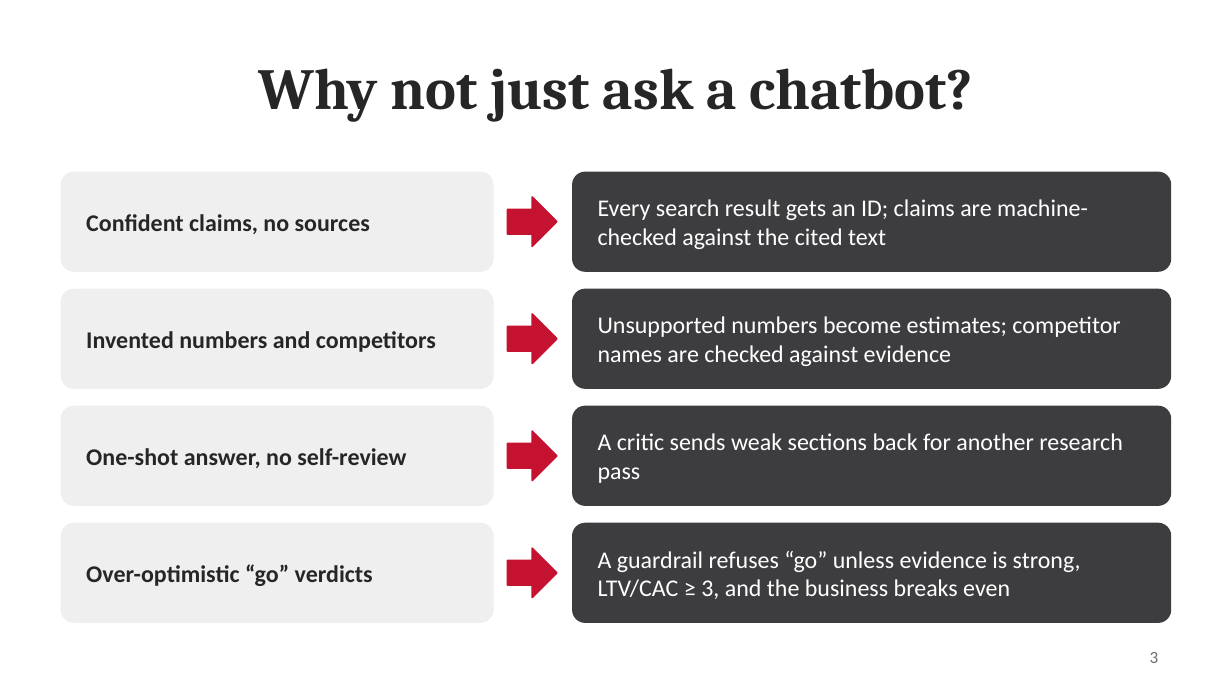
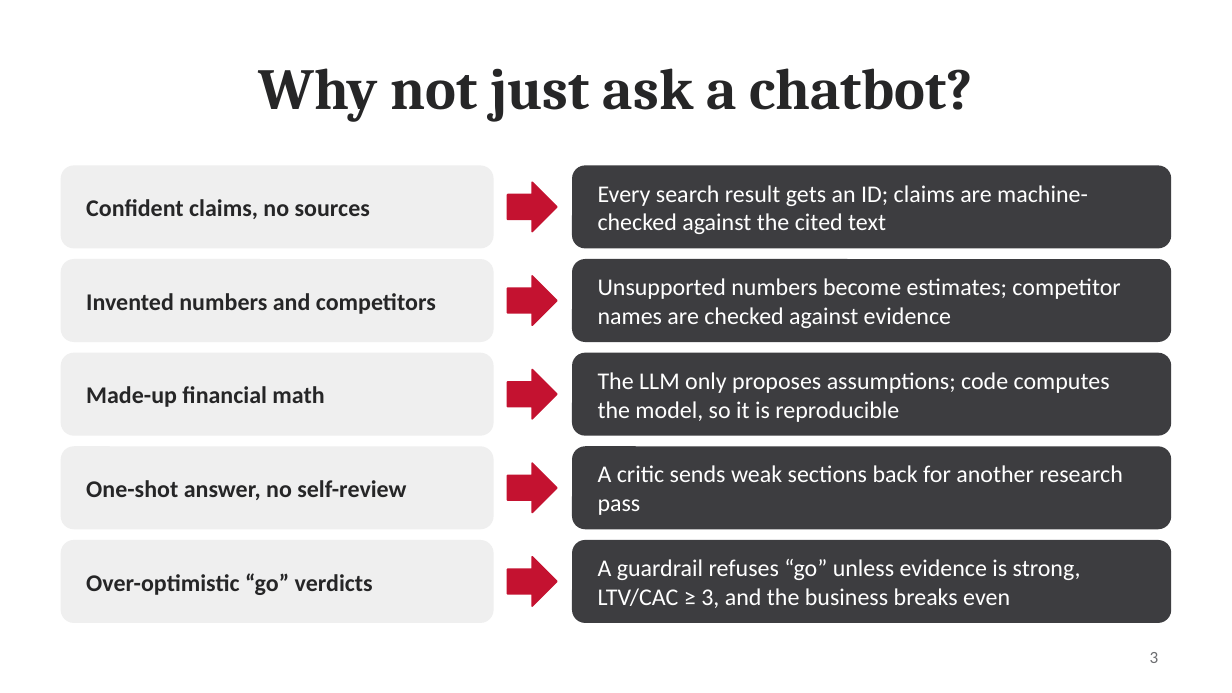
Before and after one commit to srivathsanb14/ai-startup-cofounder, a slide deck: slide 3 of Status_Update_AI_Startup_CoFounder.pptx. Drawn at 1232x693 pixels with LibreOffice and Linux fonts; fonts in the diff are those of the drawing. Boxes give left, top, right and bottom in pixels: in the first picture for what was removed or moved away, otherwise in the second. Text is boxed around its words. In the diff, an @@ line names an element or a change of style, - is before the commit and + after.

```diff
--- a/Status_Update_AI_Startup_CoFounder.pptx
+++ b/Status_Update_AI_Startup_CoFounder.pptx
@@ rounded rectangle: place and size @@
-rounded rectangle at box(62, 172, 493, 271)
+rounded rectangle at box(62, 166, 493, 248)
@@ text "Confident claims, no sources": place and size @@
-text "Confident claims, no sources" at box(86, 214, 370, 234)
+text "Confident claims, no sources" at box(86, 199, 370, 219)
@@ rounded rectangle: place and size @@
-rounded rectangle at box(573, 172, 1170, 271)
+rounded rectangle at box(573, 166, 1170, 248)
@@ text "Every search result gets an ...": place and size @@
-text "Every search result gets an ..." at box(598, 199, 1088, 249)
+text "Every search result gets an ..." at box(598, 185, 1088, 234)
@@ right arrow: place and size @@
-right arrow at box(508, 197, 557, 246)
+right arrow at box(508, 182, 557, 232)
@@ rounded rectangle: place and size @@
-rounded rectangle at box(62, 290, 493, 388)
+rounded rectangle at box(62, 260, 493, 341)
@@ text "Invented numbers and competitors": place and size @@
-text "Invented numbers and competitors" at box(86, 331, 436, 352)
+text "Invented numbers and competitors" at box(86, 293, 436, 314)
@@ rounded rectangle: place and size @@
-rounded rectangle at box(573, 290, 1170, 388)
+rounded rectangle at box(573, 260, 1170, 341)
@@ text "Unsupported numbers become estimates; competitor ...": place and size @@
-text "Unsupported numbers become estimates; competitor ..." at box(598, 316, 1120, 366)
+text "Unsupported numbers become estimates; competitor ..." at box(598, 278, 1120, 328)
@@ right arrow: place and size @@
-right arrow at box(508, 314, 557, 363)
+right arrow at box(508, 276, 557, 325)
@@ rounded rectangle: place and size @@
-rounded rectangle at box(62, 407, 493, 505)
+rounded rectangle at box(62, 354, 493, 435)
@@ rounded rectangle: place and size @@
-rounded rectangle at box(573, 407, 1170, 505)
+rounded rectangle at box(573, 354, 1170, 435)
@@ text added at box(86, 386, 324, 407), 14 pt, text #262627, bold @@
+Made-up financial math
@@ right arrow: place and size @@
-right arrow at box(508, 431, 557, 480)
+right arrow at box(508, 370, 557, 419)
@@ text added at box(598, 372, 1110, 422), 14 pt, text #FFFFFF @@
+The LLM only proposes assumptions; code computes the model, so it is reproducible
@@ proportions changed in 8 elements at box(573, 166, 1170, 248), box(62, 166, 493, 248), box(573, 260, 1170, 341), box(62, 260, 493, 341), box(573, 354, 1170, 435), box(62, 354, 493, 435), box(573, 447, 1170, 529), box(62, 447, 493, 529) @@
@@ rounded rectangle: place and size @@
-rounded rectangle at box(62, 524, 493, 622)
+rounded rectangle at box(62, 447, 493, 529)
@@ text "One-shot answer, no self-review": place and size @@
-text "One-shot answer, no self-review" at box(86, 448, 406, 468)
+text "One-shot answer, no self-review" at box(86, 480, 406, 500)
@@ rounded rectangle: place and size @@
-rounded rectangle at box(573, 524, 1170, 622)
+rounded rectangle at box(573, 447, 1170, 529)
@@ text "A critic sends weak sections ...": place and size @@
-text "A critic sends weak sections ..." at box(598, 433, 1123, 483)
+text "A critic sends weak sections ..." at box(598, 465, 1123, 515)
@@ right arrow: place and size @@
-right arrow at box(508, 548, 557, 598)
+right arrow at box(508, 463, 557, 513)
@@ rounded rectangle added at box(62, 541, 493, 622), fill #EFEFEF, outline #EFEFEF 1 pt @@
@@ text "Over-optimistic “go” verdicts": place and size @@
-text "Over-optimistic “go” verdicts" at box(86, 564, 373, 586)
+text "Over-optimistic “go” verdicts" at box(86, 573, 373, 595)
@@ right arrow added at box(508, 557, 557, 606), fill #C41230, outline #C41230 1 pt @@
@@ rounded rectangle added at box(573, 541, 1170, 622), fill #3D3D40, outline #3D3D40 1 pt @@
@@ text "A guardrail refuses “go” unless ...": place and size @@
-text "A guardrail refuses “go” unless ..." at box(598, 551, 1081, 599)
+text "A guardrail refuses “go” unless ..." at box(598, 559, 1081, 608)
```
Also in this commit, not shown: 1 slide added.
